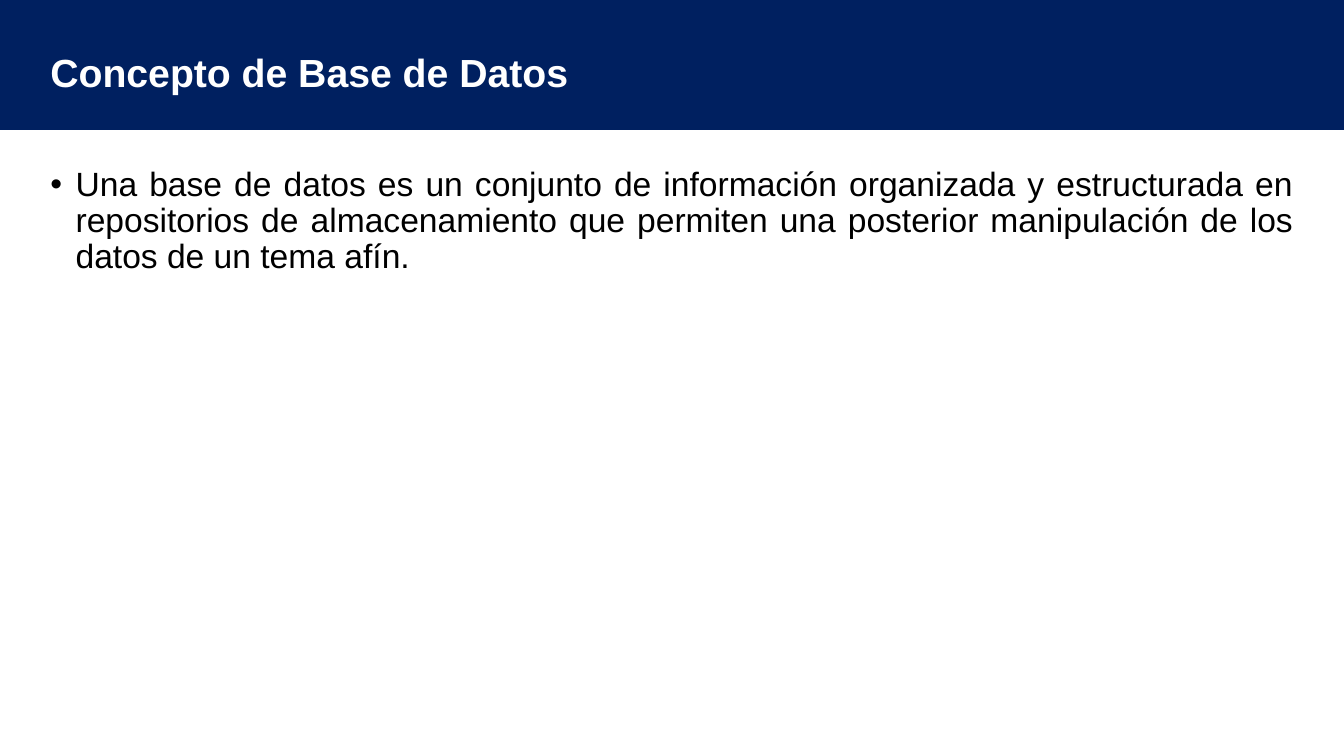
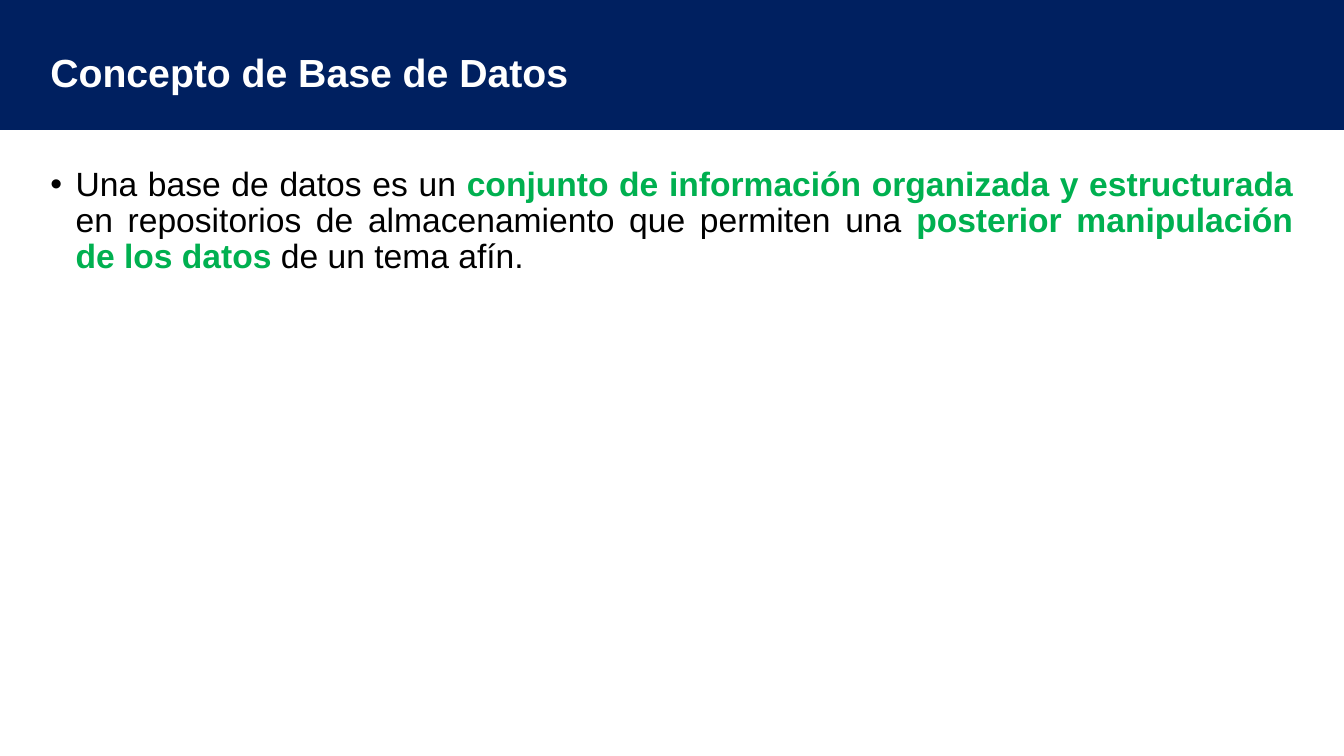
Before and after one commit to AndreyAlonso/BasesDeDatosA, a slide deck: slide 3 of Bases de Datos A (Apuntes).pptx. Drawn at 1344x756 pixels with LibreOffice and Linux fonts; fonts in the diff are those of the drawing. Boxes give left, top, right and bottom in pixels: in the first picture for what was removed or moved away, otherwise in the second. Text is boxed around its words. In the diff, an @@ line names an element or a change of style, - is before the commit and + after.

```diff
--- a/Bases de Datos A (Apuntes).pptx
+++ b/Bases de Datos A (Apuntes).pptx
@@ text "Una base de datos es ..." at box(76, 171, 1292, 269): text colour #000000 to #00B050, bold on in "conjunto de información organizada y estructurada posterior ..." @@
```
Also in this commit, not shown: 1 other slide changed, 12 other files.
